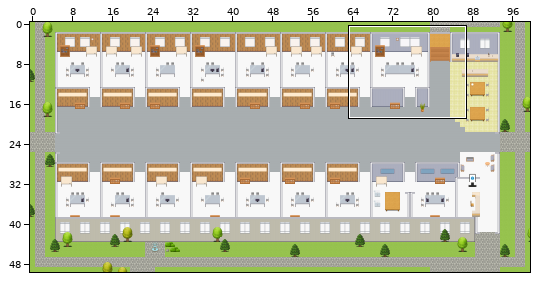
Level history. Tiled map (JSON): maps/Digital-Workplace-Platform.tmj. Above, an overview of the earlier version with the close-up marked.
Close-up. Earlier state:
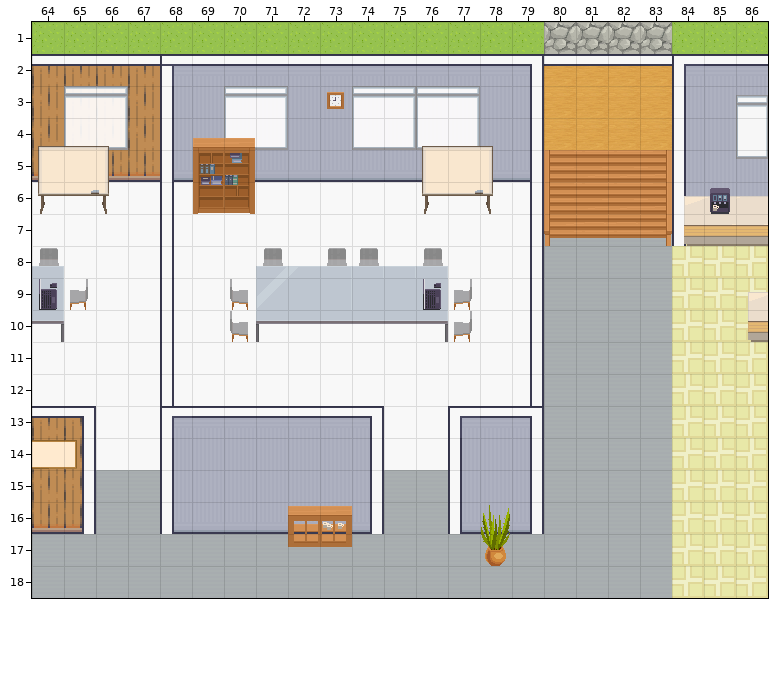
Cells are 32x32 px. Shown: x 64..86, y 1..18. The commit also changed other parts of the map, which this record leaves out.
And afterwards:
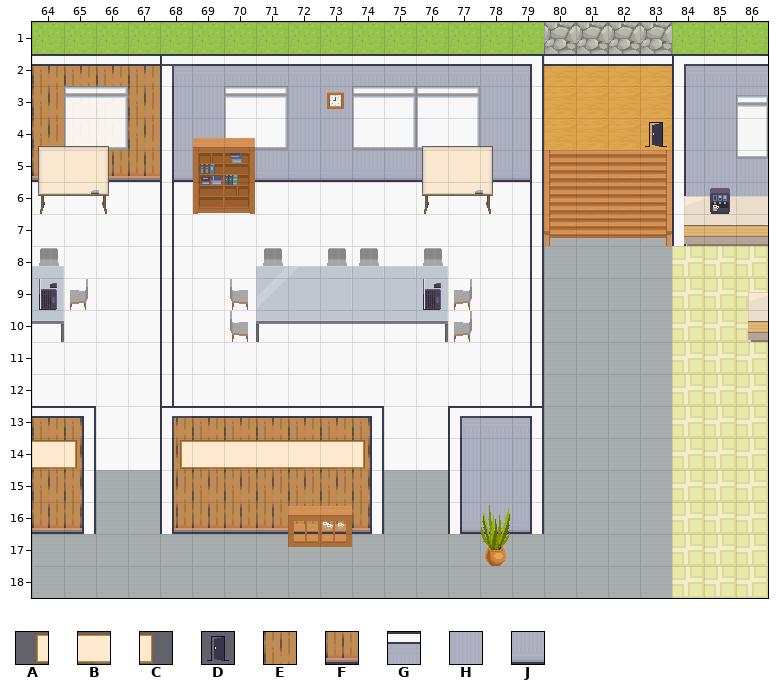
Key: from "Decoration": A 49, B 50, C 51; from "User_Zones": D 65; from "room2": E 192, F 205, G 290, H 294, J 307.
_ is an empty cell, . an unchanged one.
Changes in this commit:
--- layer "back wall"
@@ x 68..74 @@
-13 GGGGGGG
-14 HHHHHHH
-15 HHHHHHH
-16 JJJJJJJ
+13 EEEEEEE
+14 EEEEEEE
+15 EEEEEEE
+16 FFFFFFF
--- layer "decor"
@@ x 68..74 @@
-14 _______
+14 ABBBBBC
--- layer "zones"
@@ x 83..83 @@
- 4 _
+ 4 D
